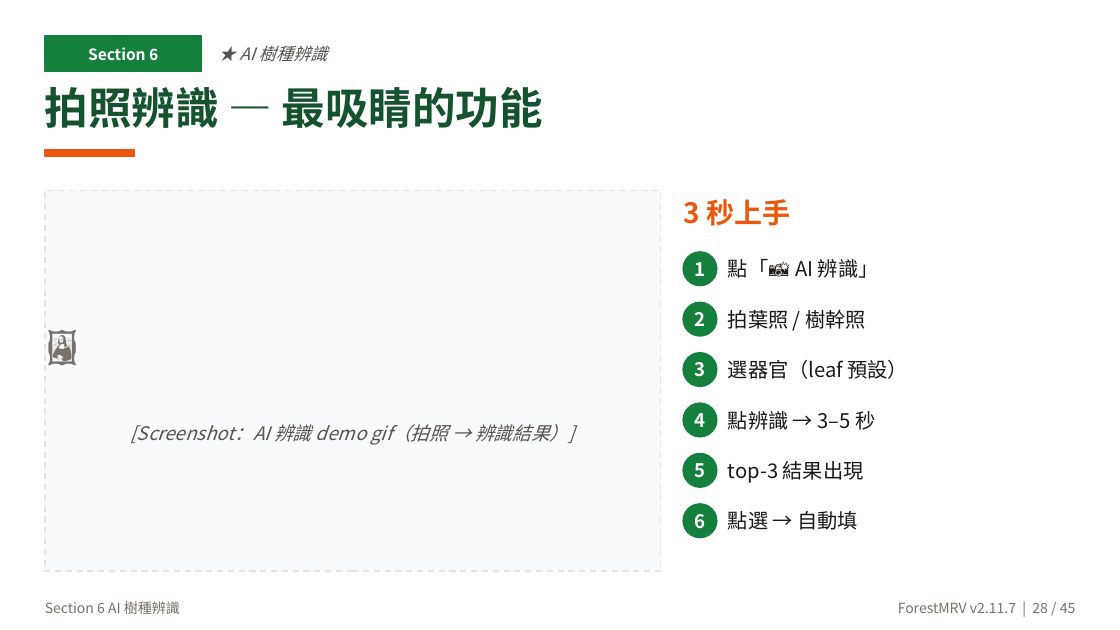
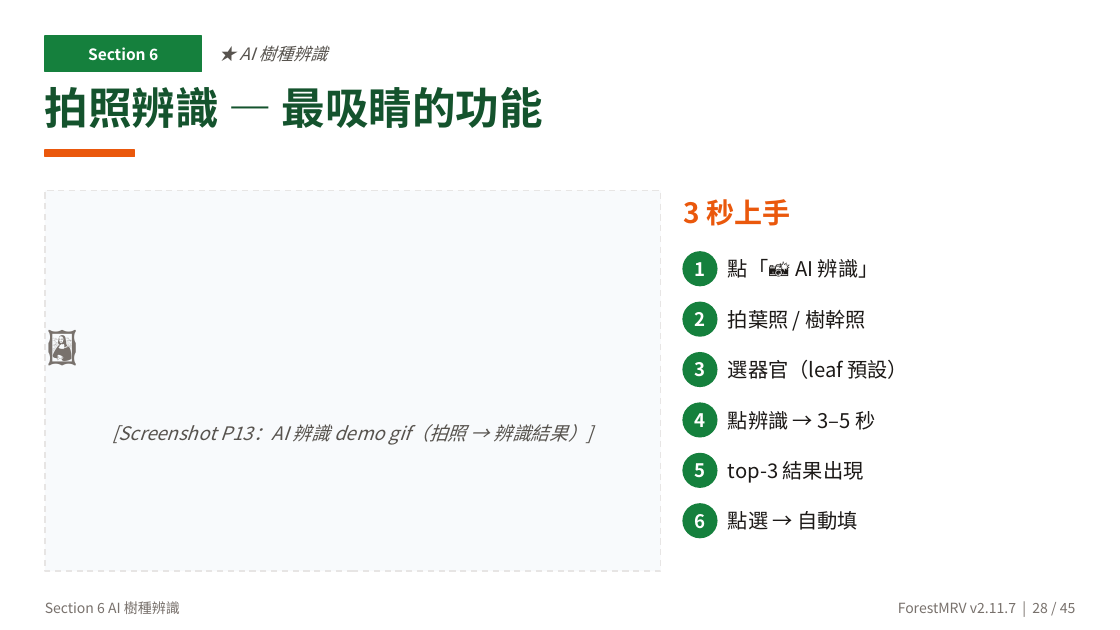
Before and after one commit to cct7366488-collab/2026-forestry-rs, a slide deck: slide 28 of reports/2026-05-mid-demo/01-簡報-ForestMRV系統介紹.pptx. Drawn at 1120x630 pixels with LibreOffice and Linux fonts; fonts in the diff are those of the drawing. Boxes give left, top, right and bottom in pixels: in the first picture for what was removed or moved away, otherwise in the second. Text is boxed around its words. In the diff, an @@ line names an element or a change of style, - is before the commit and + after.

```diff
--- a/reports/2026-05-mid-demo/01-簡報-ForestMRV系統介紹.pptx
+++ b/reports/2026-05-mid-demo/01-簡報-ForestMRV系統介紹.pptx
@@ text at <box>112,424,594,445</box>: text changed @@
-[Screenshot：AI 辨識 demo gif（拍照 → 辨識結果）]
+[Screenshot P13：AI 辨識 demo gif（拍照 → 辨識結果）]
```
Also in this commit, not shown: 13 other slides changed, 7 other files.
